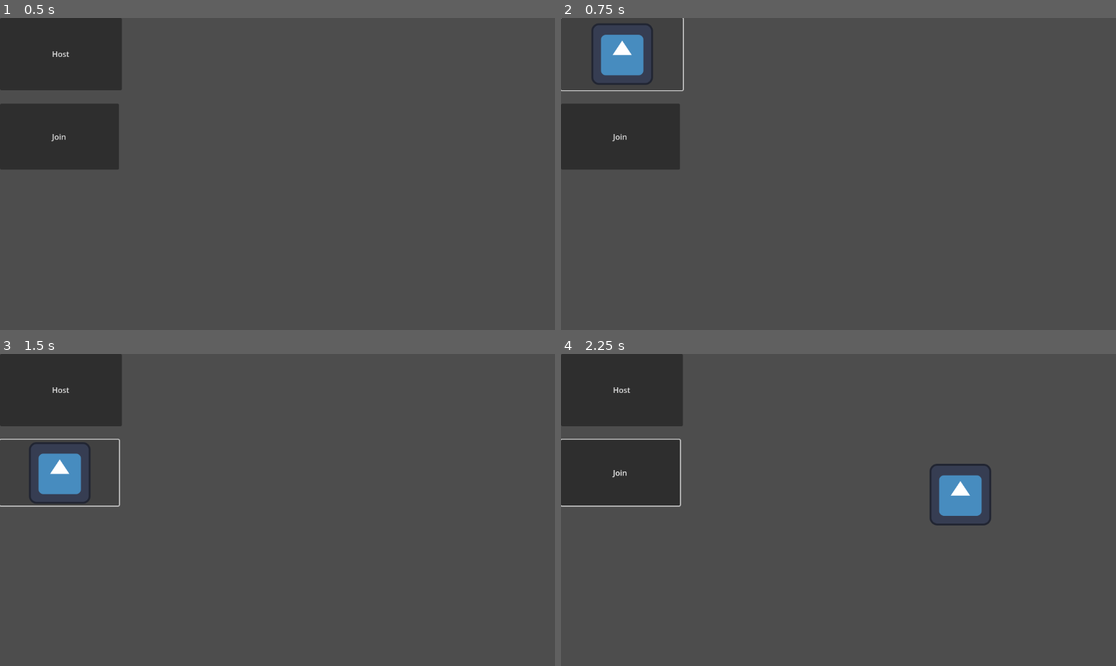
Above: before the commit, frames 1-4 (two rows, left to right).
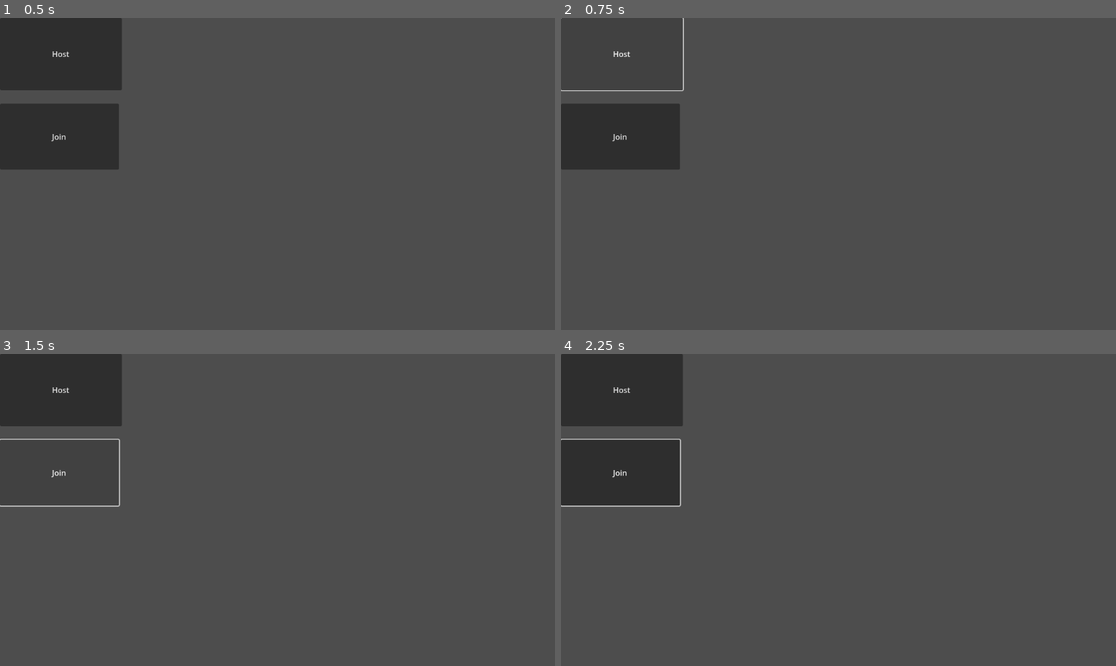
Above: after the commit, the same moments.

Repository: banana67676/Pitch-It-2025-2026
Game: Godot game, scene res://Multiplayer_Menu.tscn
The game is run twice, just before and just after one commit, with the same random seed, the same clock (stepped at 60 frames per second) and the same inputs. The engine's default icon, where the game draws it, is replaced by a stand-in: a white triangle on a blue panel in a dark square.
Inputs (mouse positions are in pixels of both pictures, inside the frame that each line leads up to):
- Up to frame 1 (0.5 s): no input
- Up to frame 2 (0.75 s): click "Host" at 0.5 s
- Up to frame 3 (1.5 s): click "Join" at 1.25 s
- Up to frame 4 (2.25 s): move the mouse to (960, 494) at 2.02 s

Frame 1 is identical in both runs. In frame 2, 1.2% of the frame differs, in the area x 5-17%, y 1-22%; in frame 3, 1.2%; in frame 4, 1.3%, in the area x 66-78%, y 35-56%.

Commit message:
Add files via upload

Diff:
--- /dev/null
+++ b/Drawing.tscn
@@ -0,0 +1,3 @@
+[gd_scene format=3 uid="uid://cat3r74f0e1ep"]
+
+[node name="DrawingScene" type="Node2D"]
--- a/Player.gd
+++ b/Player.gd
@@ -1,5 +1,5 @@
 extends Sprite2D
-
+@export var drawing_scene: PackedScene
 
 func _enter_tree():
 	set_multiplayer_authority(name.to_int())
--- a/Player.tscn
+++ b/Player.tscn
@@ -1,7 +1,8 @@
-[gd_scene load_steps=4 format=3 uid="uid://uusipllqkn41"]
+[gd_scene load_steps=5 format=3 uid="uid://uusipllqkn41"]
 
 [ext_resource type="Texture2D" uid="uid://cibo4eikjhyt2" path="res://icon.svg" id="1_tdxrx"]
 [ext_resource type="Script" path="res://Player.gd" id="2_r8hio"]
+[ext_resource type="PackedScene" uid="uid://cat3r74f0e1ep" path="res://Drawing.tscn" id="3_yp4vl"]
 
 [sub_resource type="SceneReplicationConfig" id="SceneReplicationConfig_531s6"]
 properties/0/path = NodePath(".:position")
@@ -11,6 +12,7 @@
 [node name="CharacterBody2D" type="Sprite2D"]
 texture = ExtResource("1_tdxrx")
 script = ExtResource("2_r8hio")
+drawing_scene = ExtResource("3_yp4vl")
 
 [node name="MultiplayerSynchronizer" type="MultiplayerSynchronizer" parent="."]
 replication_config = SubResource("SceneReplicationConfig_531s6")
--- /dev/null
+++ b/drawing.gd
@@ -0,0 +1,38 @@
+extends Node2D
+
+var linkedNode
+var lines = []
+var points = []
+
+func placeLineNode() -> void:
+	if linkedNode != null:
+		if linkedNode.get_point_count() == 0:
+			linkedNode.free()
+		elif linkedNode.get_point_count() == 1:
+			linkedNode.add_point(linkedNode.get_point(0)+Vector2(1,1))
+	linkedNode = Line2D.new()
+	linkedNode.joint_mode = Line2D.LINE_JOINT_ROUND
+	$Node2D.add_child(linkedNode)
+	pass
+
+var markerSet = []
+#var drawing_unit = preload("res://drawing_unit.tscn")
+var collShape
+var collCirc
+
+# Called every frame. 'delta' is the elapsed time since the previous frame.
+func _process(delta: float) -> void:
+	if Input.is_action_pressed("Mouse Click"):
+		if markerSet.size() == 0 || markerSet[markerSet.size() - 1].global_position != get_global_mouse_position():
+			#var draw_instance = drawing_unit.instantiate()
+			#draw_instance.global_position = get_global_mouse_position()
+			points.append(get_global_mouse_position())
+			linkedNode.add_point(get_global_mouse_position())
+			#add_child(draw_instance)
+	if Input.is_action_just_released("Mouse Click"):
+		placeLineNode()
+	pass
+
+# Called when the node enters the scene tree for the first time.
+func _enter_tree() -> void:
+	placeLineNode()
--- a/multiplayer_menu.gd
+++ b/multiplayer_menu.gd
@@ -3,21 +3,22 @@
 var peer = ENetMultiplayerPeer.new()
 @export var player_scene : PackedScene
 
-var SERVER_PORT  = 2135
-var SERVER_IP = "192.168.4.67"
+var port = 135
 
-func _on_button_pressed():
-	peer.create_server(SERVER_PORT)
+func _on_host_pressed() -> void:
+	peer.create_server(port)
 	multiplayer.multiplayer_peer = peer
-	multiplayer.peer_connected.connect(add_player)
-	add_player()
+	multiplayer.peer_connected.connect(_add_player)
+	_add_player()
 
-func _on_button_2_pressed():
-	peer.create_client(SERVER_IP, SERVER_PORT)
-	multiplayer.multiplayer_peer = peer
-
-
-func add_player(id = 1):
+func _add_player(id = 1):
 	var player = player_scene.instantiate()
 	player.name = str(id)
 	call_deferred("add_child", player)
+	pass
+
+func _on_join_pressed() -> void:
+	peer.create_client("localhost", port)
+
+	multiplayer.multiplayer_peer = peer
+	pass # Replace with function body.
